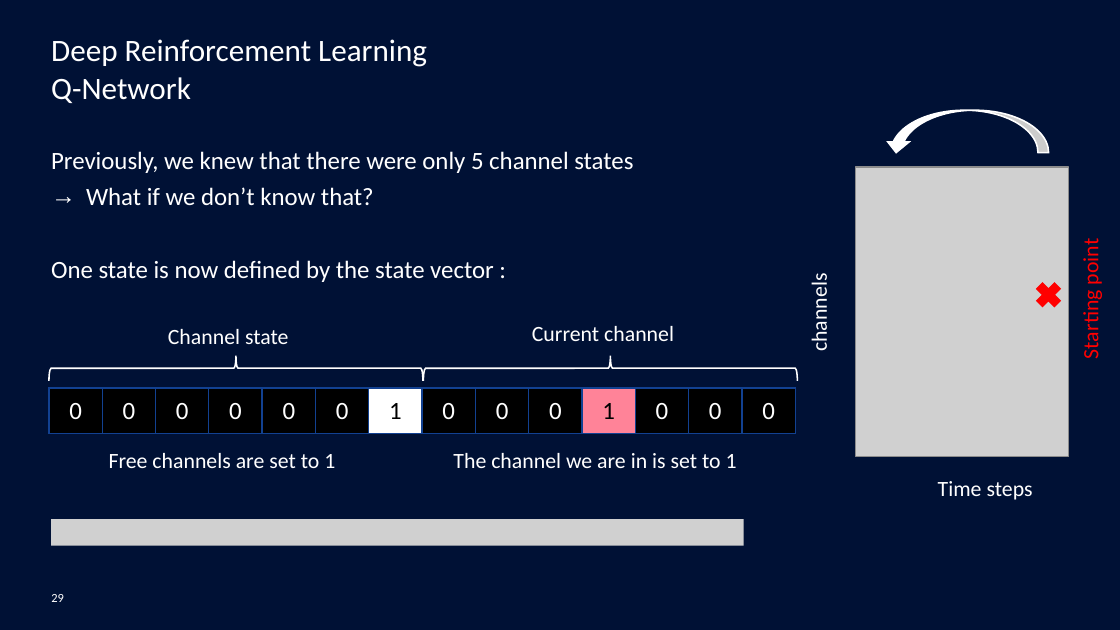
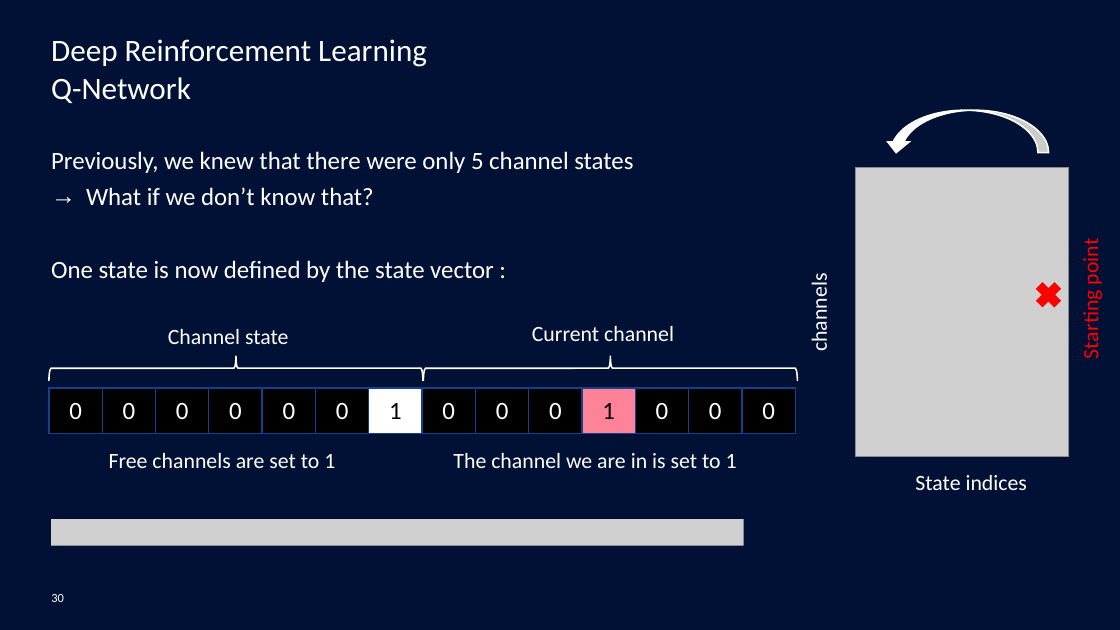
Before and after one commit to mgoutay/ml_course, a slide deck: slide 30 of RL_course.pptx (slide 29 before the commit). Drawn at 1120x630 pixels with LibreOffice and Linux fonts; fonts in the diff are those of the drawing; grey boxes stand for pictures; background and template pictures are left out. Boxes give left, top, right and bottom in pixels: in the first picture for what was removed or moved away, otherwise in the second. Text is boxed around its words. In the diff, an @@ line names an element or a change of style, - is before the commit and + after.

```diff
--- a/RL_course.pptx
+++ b/RL_course.pptx
@@ text added at <box>915,475,1027,490</box>, 14 pt, text #FFFFFF @@
+State indices
@@ text removed at <box>938,481,1033,500</box> @@
-Time steps
@@ page number at <box>51,594,64,602</box>: text changed @@
-29
+30
```
Also in this commit, not shown: 11 other slides changed, 1 slide added, 2 other files.
